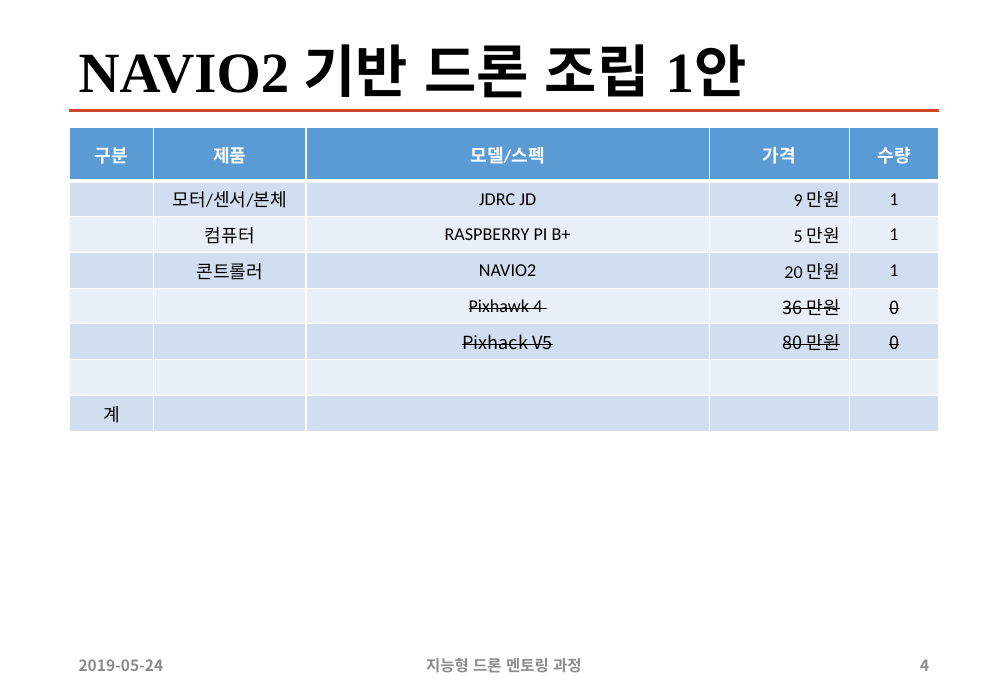
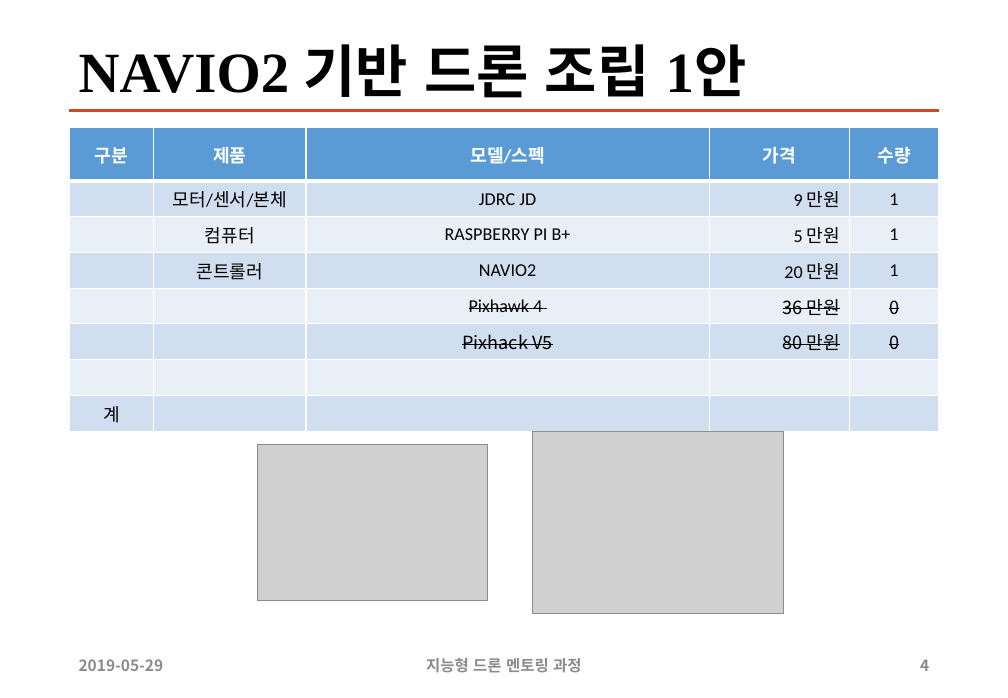
Before and after one commit to sunabove/autopilot_doc, a slide deck: slide 4 of 120 구매/107 지능형 드론 멘토링 HW 구매 목록 19년 5월 V1.0.pptx. Drawn at 1008x698 pixels with LibreOffice and Linux fonts; fonts in the diff are those of the drawing; grey boxes stand for pictures. Boxes give left, top, right and bottom in pixels: in the first picture for what was removed or moved away, otherwise in the second. Text is boxed around its words. In the diff, an @@ line names an element or a change of style, - is before the commit and + after.

```diff
--- a/120 구매/107 지능형 드론 멘토링 HW 구매 목록 19년 5월 V1.0.pptx
+++ b/120 구매/107 지능형 드론 멘토링 HW 구매 목록 19년 5월 V1.0.pptx
@@ picture added at <box>257,444,487,601</box> @@
@@ picture added at <box>532,432,784,613</box> @@
@@ text at <box>79,659,164,671</box>: text changed @@
-2019-05-24
+2019-05-29
```
Also in this commit, not shown: 7 other slides changed, 1 slide added, 6 other files.
